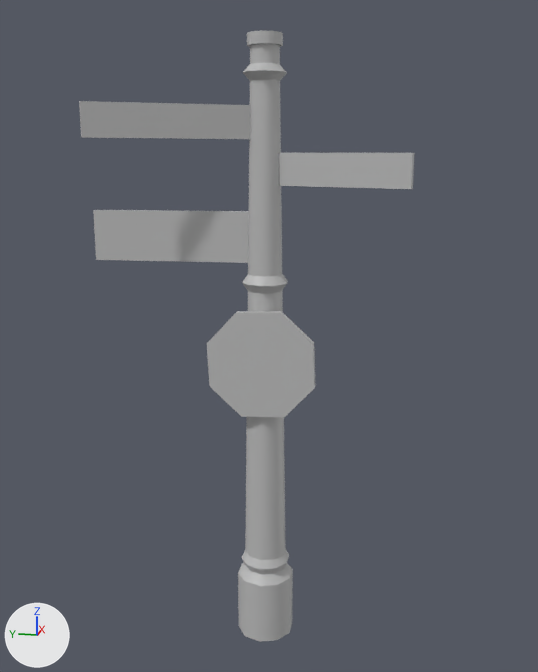
An edit to the FBX model Source/Art/Industrial/StreetPole01.fbx, drawn before and after from the same camera.
The view is the same before and after, from a camera (50 mm lens) standing at (-12.08, -2.48, 8.61) and looking at (-0.12, -0.09, 5.61). Lighting does not change. The marker at lower left points along +X, +Y and +Z. Where no turn or scale is listed for an object, it has been applied to the vertices.

Objects in the first picture: 'streetpole_gr1_StreetPole'.
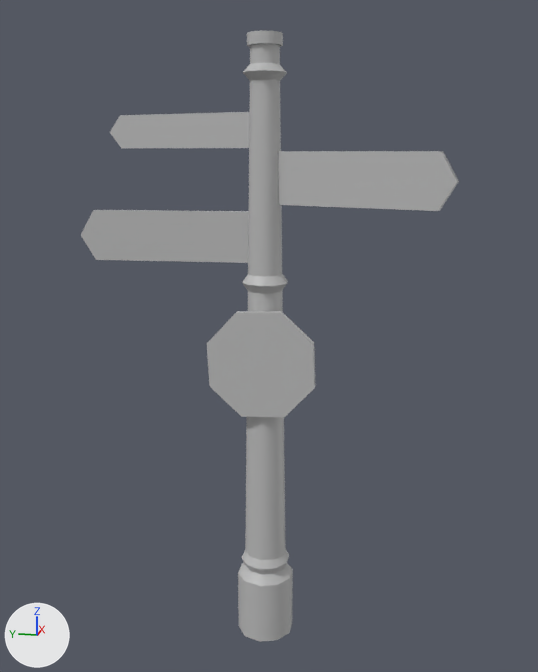
Pixel boxes (x1, y1, x2, y2) of what changed, in the pictures (538 x 672 px; the box of a moved part takes in the faces that stretch with it):
```json
{"object": "streetpole_gr1_StreetPole", "change": "reshaped", "before": [79, 30, 415, 642], "after": [81, 30, 459, 642], "on screen": "12% wider"}
{"part": 1, "of": "me_mesh", "change": "rebuilt", "before": [279, 153, 415, 189], "after": [278, 151, 459, 211], "on screen": "33% wider, 65% taller"}
{"part": 2, "of": "me_mesh", "change": "moved or reshaped", "before": [79, 101, 251, 263], "after": [81, 112, 249, 263]}
```

Scene script edits in JSON lines:
```json
{"block": "me_mesh", "where": "# used by ob_streetpole_gr1_streetpole; location = (0.0, 0.0, 0.0)"}
{"op": "remove", "block": "me_mesh", "code": "me_mesh.from_pydata(...)  # 184 vertices, 192 faces; spans x -1.4..0.51, y -2.36..2.9, z 0.0..10.4"}
{"op": "add", "block": "me_mesh", "code": "me_mesh.from_pydata(...)  # 196 vertices, 198 faces; spans x -1.04..0.89, y -3.0..3.15, z 0.0..10.4"}
{"block": "me_mesh", "change": "me_mesh part 1: the loose piece of 8 vertices spanning x -0.81..0.0, y -2.36..-0.23, z 8.09..8.61 is rebuilt with 12 vertices and now spans x -1.04..0.01, y -3.0..-0.15, z 7.79..8.63"}
{"block": "me_mesh", "change": "me_mesh part 2"}
{"block": "me_mesh", "change": "8 vertices are removed from x -1.4..0.01, y 0.1..2.53, z 8.82..9.34"}
{"block": "me_mesh", "change": "10 faces are deleted"}
{"block": "me_mesh", "change": "16 vertices are added at x -0.24..0.89, y 0.08..3.15, z 7.25..9.24"}
{"block": "me_mesh", "change": "14 new faces join them"}
```
